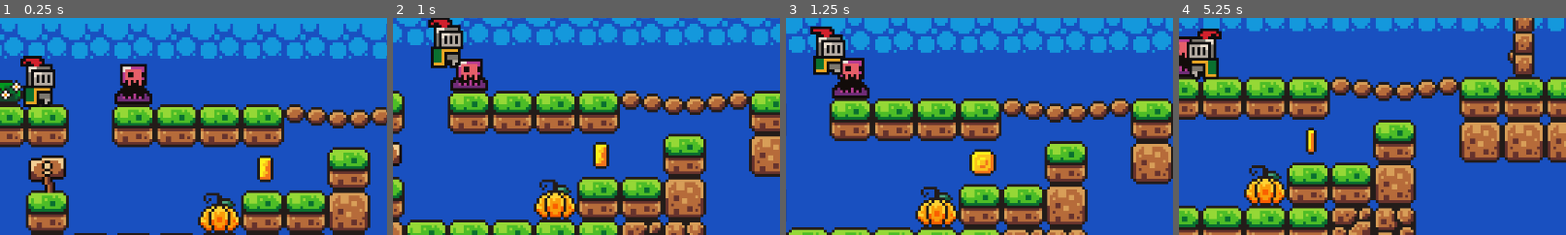
Above: before the commit, frames 1-4 (left to right).
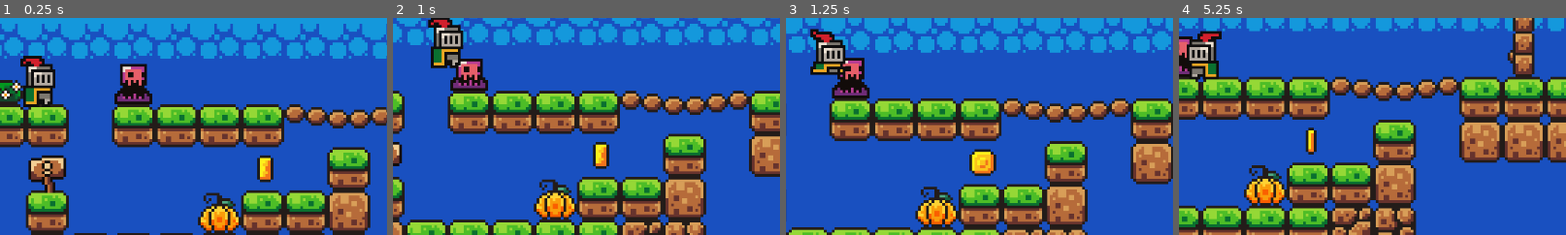
Above: after the commit, the same moments.

Repository: mrv1k/brackeys-godot-beginner-tutorial
Game: Godot game, scene res://scenes/game.tscn
The game is run twice, just before and just after one commit, with the same random seed, the same clock (stepped at 60 frames per second) and the same inputs.
Inputs:
- Up to frame 1 (0.25 s): no input
- Up to frame 2 (1 s): hold Right (move_right) from 0.53 s (still down); tap Space (jump) at 0.77 s
- Up to frame 3 (1.25 s): keep holding Right (move_right)
- Up to frame 4 (5.25 s): tap Space (jump) at 1.52, 3.02, 3.77, 4.52 s; release Right (move_right) at 2.03 s; hold A (move_left) 2.03-2.78 s; hold Right (move_right) 2.78-4.28 s; hold A (move_left) 4.28-5.03 s; hold Right (move_right) from 5.03 s (still down)
The pictures show only the part of the screen within x 45-95%, y 39-89%; the shares and areas given below are measured in that part.

Frames 1-2 are identical in both runs. In frame 3, 1.1% of the frame differs, in the area x 6-16%, y 3-27%; in frame 4, 0.8%.

Commit message:
you collected all coins

Diff:
--- a/scenes/bridge.tscn
+++ /dev/null
@@ -1,5 +0,0 @@
-[gd_scene format=3 uid="uid://bh163duy7473p"]
-
-[node name="Bridge" type="Node2D"]
-
-[node name="CollisionShape2D" type="CollisionShape2D" parent="."]
--- a/scenes/game.tscn
+++ b/scenes/game.tscn
@@ -712,17 +712,6 @@
 unique_name_in_owner = true
 script = ExtResource("9_gmvx4")
 
-[node name="ScoreLabel" type="Label" parent="GameManager"]
-offset_left = 290.0
-offset_top = -77.0
-offset_right = 392.0
-offset_bottom = -47.0
-theme_override_colors/font_color = Color(0.0980392, 0.313726, 0.752941, 1)
-theme_override_fonts/font = ExtResource("11_xpsnr")
-theme_override_font_sizes/font_size = 8
-text = "You collected 0 coins"
-autowrap_mode = 2
-
 [node name="TileMap" type="TileMap" parent="."]
 tile_set = SubResource("TileSet_f3s75")
 format = 2
@@ -757,6 +746,7 @@
 shape = SubResource("WorldBoundaryShape2D_3283g")
 
 [node name="Coins" type="Node" parent="."]
+unique_name_in_owner = true
 
 [node name="Coin" parent="Coins" instance=ExtResource("4_jwdpd")]
 position = Vector2(-55, 24)
@@ -835,5 +825,17 @@
 Life stirs in her soft caress,
 Your mom is gay"
 
+[node name="ScoreLabel" type="Label" parent="Labels"]
+unique_name_in_owner = true
+offset_left = 290.0
+offset_top = -77.0
+offset_right = 392.0
+offset_bottom = -47.0
+theme_override_colors/font_color = Color(0.0980392, 0.313726, 0.752941, 1)
+theme_override_fonts/font = ExtResource("11_xpsnr")
+theme_override_font_sizes/font_size = 8
+text = "You collected 0 coins"
+autowrap_mode = 2
+
 [node name="Enemy2" parent="." instance=ExtResource("6_dev7n")]
 position = Vector2(-104, -6)
--- a/scenes/player.tscn
+++ b/scenes/player.tscn
@@ -168,7 +168,7 @@
 }],
 "loop": false,
 "name": &"death",
-"speed": 4.0
+"speed": 5.0
 }, {
 "frames": [{
 "duration": 1.0,
--- a/scripts/coin.gd
+++ b/scripts/coin.gd
@@ -3,6 +3,6 @@
 @onready var game_manager = %GameManager
 @onready var animation_player = $AnimationPlayer
 
-func _on_body_entered():
+func _on_body_entered(_body):
 	game_manager.add_point()
 	animation_player.play("pickup")
--- a/scripts/game_manager.gd
+++ b/scripts/game_manager.gd
@@ -1,8 +1,22 @@
 extends Node
 
 var score = 0
-@onready var score_label = $ScoreLabel
+var haiku = 0
+var coinsCount = 0
+
+@onready var score_label = %ScoreLabel
+@onready var coins = %Coins
+# @onready var haiku_label = $HaikuLabel
+
+func _ready():
+	coinsCount = coins.get_child_count()
 
 func add_point():
 	score += 1
-	score_label.text = "You collected " + str(score) + " coins!"
+	if score == coinsCount:
+		score_label.text = "You collected all coins!"
+	else:
+		score_label.text = "You collected " + str(score) + " out of " + str(coinsCount) + " coins!"
+
+func add_haiku():
+	haiku += 1
